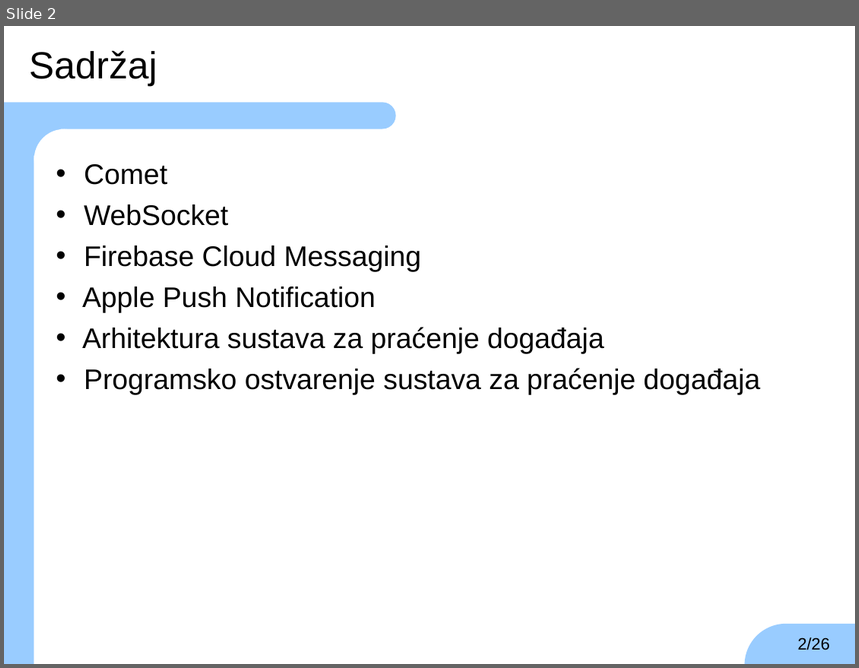
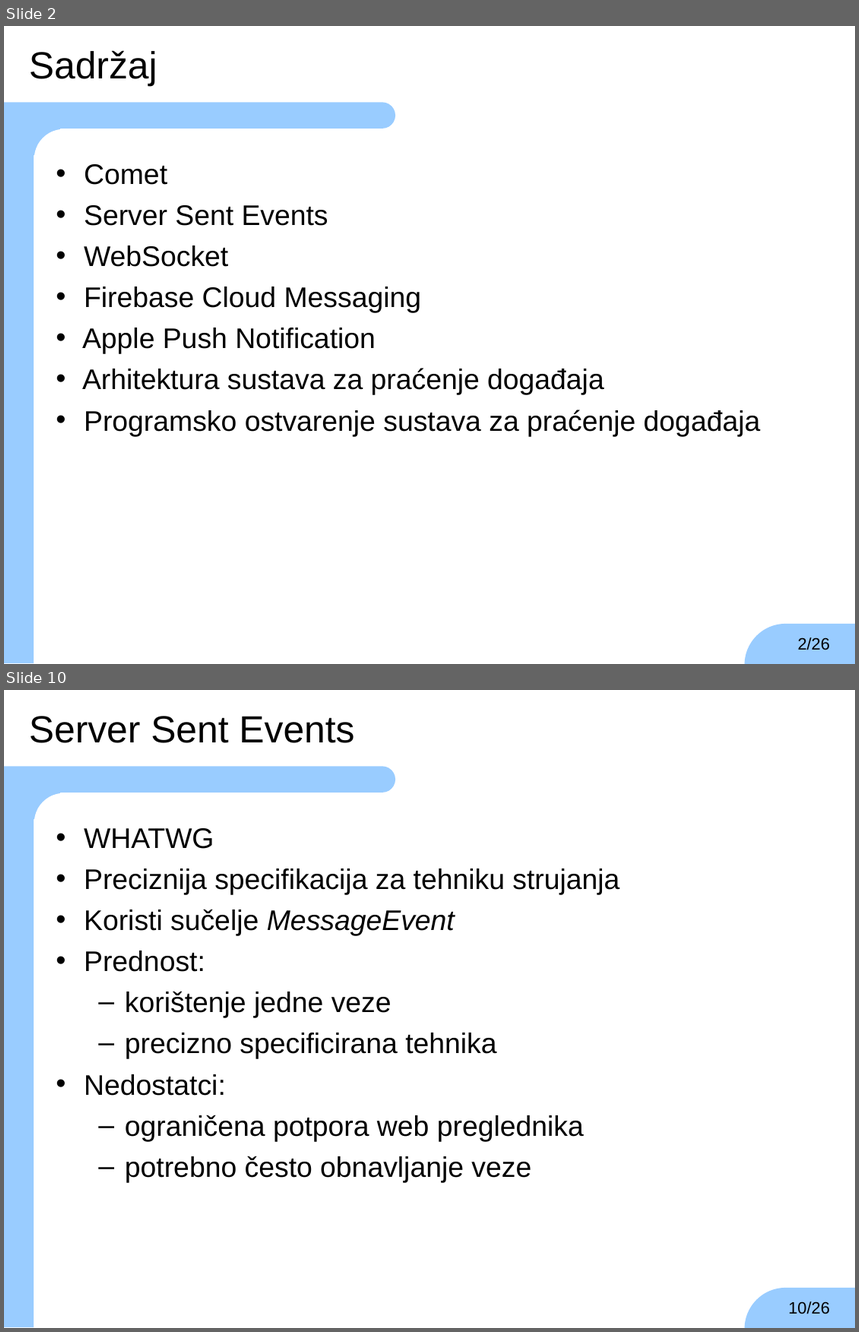
Before and after one commit to TheKarlo95/ZavrsniRad, a slide deck: zr-prezentacija-karlo-vrbic.ppt. Shown one above the other, each under a label of ours: slide 2 before the commit, slides 2 and 10 after it; the slides between them are not shown. The pictures are 859x668 and 859x1332 pixels, drawn with LibreOffice and Linux fonts; fonts in the diff are those of the drawing; background and template pictures are left out. Boxes give left, top, right and bottom in pixels: in the first picture for what was removed or moved away, otherwise in the second. Text is boxed around its words. In the diff, an @@ line names an element or a change of style, - is before the commit and + after.

```diff
--- a/zr-prezentacija-karlo-vrbic.ppt
+++ b/zr-prezentacija-karlo-vrbic.ppt
@@ slide 10 added at (4, 690, 855, 1328), background #FFFFFF; not listed: 6 template elements that a slide beside it also shows @@
@@ text added at (29, 716, 354, 743), 32 pt, text #000000 @@
+Server Sent Events
@@ text added at (84, 828, 620, 1183), 24 pt, text #000000 @@
+• WHATWG
+• Preciznija specifikacija za tehniku strujanja
+• Koristi sučelje MessageEvent
+• Prednost:
+  – korištenje jedne veze
+  – precizno specificirana tehnika
+• Nedostatci:
+  – ograničena potpora web preglednika
+  – potrebno često obnavljanje veze
@@ page number added at (788, 1302, 830, 1315), 14 pt, text #000000 @@
+10/26
@@ slide 2 changed as well @@
@@ text at (84, 205, 329, 226): paragraph added @@
+• Server Sent Events
```
Also in this commit, not shown: 8 other slides added, 10 other files.
